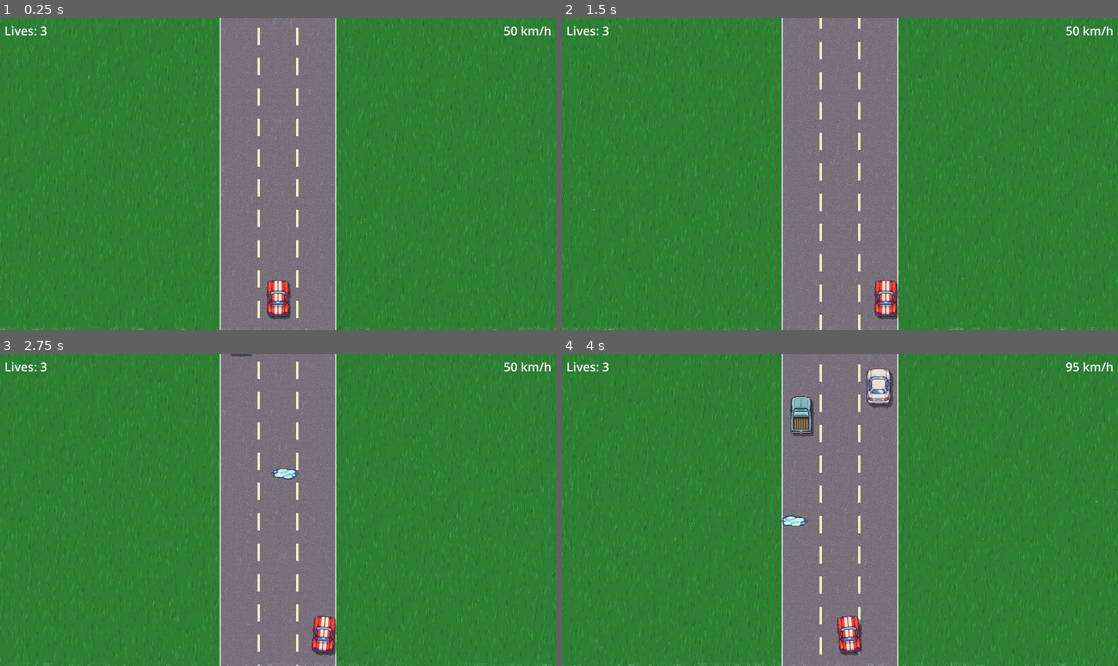
Above: before the commit, frames 1-4 (two rows, left to right).
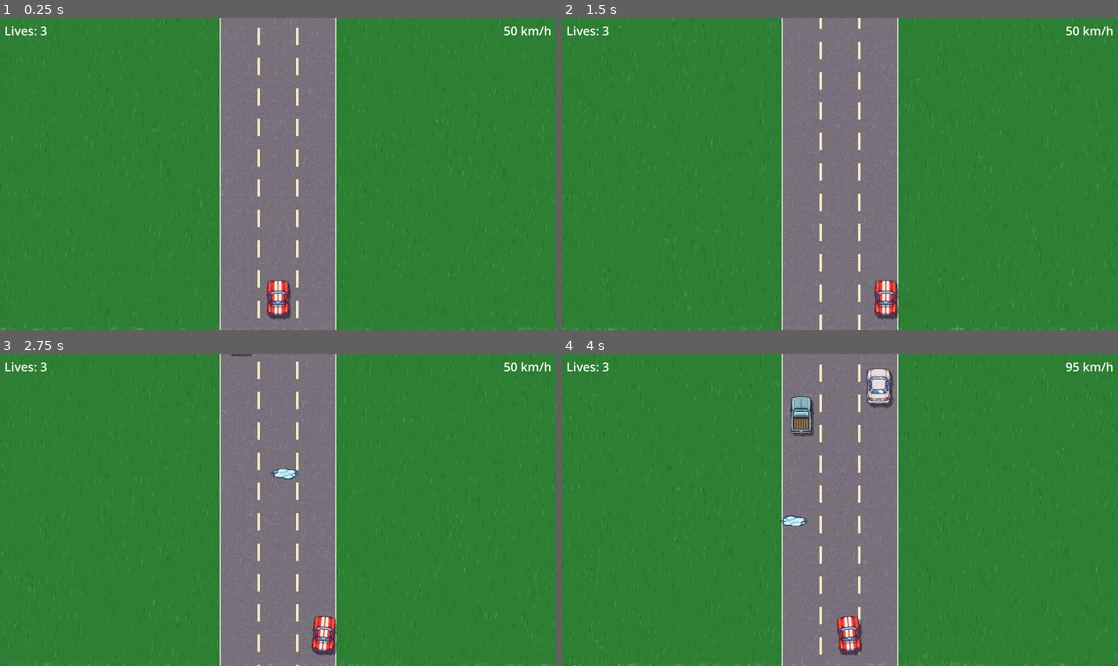
Above: after the commit, the same moments.

Repository: Antonio-Ingegnere/road-race
Game: Godot game, scene res://scenes/main.tscn
Two runs of this game, one before a commit and one after it. Both use one fixed random seed, a clock stepped at 60 frames per second and the inputs below.
Inputs:
- Up to frame 1 (0.25 s): no input
- Up to frame 2 (1.5 s): tap Enter at 0.5 s; hold Right (ui_right) 0.53-1.28 s; hold Down (ui_down) from 1.28 s (still down)
- Up to frame 3 (2.75 s): release Down (ui_down) at 2.03 s; hold Right (ui_right) from 2.03 s (still down)
- Up to frame 4 (4 s): release Right (ui_right) at 2.78 s; hold Up (ui_up) 2.78-3.53 s; hold Left (ui_left) from 3.53 s (still down)

The runs differ from the first frame. In frame 1, 1.0% of the frame differs, in the area x 0-100%, y 0-100%; in frame 2, 1.0%; in frame 3, 1.0%; in frame 4, 1.0%.

Commit message:
Fix grass scroll direction and replace tiled rows with seamless 512px texture
Grass now scrolls downward with the road. Replaced the 10-tile per-row approach
with a single 512×512 seamlessly-wrapping texture, eliminating seam artifacts
and restoring visual variety across both shoulders.

Co-Authored-By: Claude Sonnet 4.6 <noreply@anthropic.com>

Diff:
--- a/scripts/road.gd
+++ b/scripts/road.gd
@@ -17,7 +17,7 @@
 const TREE_FRAME_COUNT := 9
 const TREE_FRAME_DURATION := 0.14  # seconds per frame (~7 fps)
 
-const GRASS_TILE_COUNT := 10
+const GRASS_TEX_SIZE := 512
 
 var scroll_offset := 0.0
 var _world_scroll := 0.0
@@ -30,7 +30,7 @@
 var _tree_rng := RandomNumberGenerator.new()
 var _tree_frame := 0
 var _tree_frame_timer := 0.0
-var _grass_tiles: Array = []
+var _grass_tex: ImageTexture
 
 
 func _ready() -> void:
@@ -47,8 +47,7 @@
 			row.append(rng.randi_range(0, 3) * (PI / 2.0))
 		_rotations.append(row)
 
-	for i in range(GRASS_TILE_COUNT):
-		_grass_tiles.append(_make_grass_tile(7770 + i * 173))
+	_grass_tex = _make_grass_tex()
 
 
 func _process(delta: float) -> void:
@@ -87,16 +86,17 @@
 	_trees.append(Vector2(x, -TREE_HALF))
 
 
-func _make_grass_tile(seed: int) -> ImageTexture:
-	const SIZE := 64
+func _make_grass_tex() -> ImageTexture:
+	const SIZE := GRASS_TEX_SIZE
 	var img := Image.create(SIZE, SIZE, false, Image.FORMAT_RGBA8)
 	var base := Color(0.18, 0.50, 0.20)
 	img.fill(base)
 	var rng := RandomNumberGenerator.new()
-	rng.seed = seed
-	for _i in range(55):
-		var bx := rng.randi_range(0, SIZE - 3)
-		var by := rng.randi_range(5, SIZE - 1)
+	rng.seed = 7777
+	# Blades use posmod so they wrap at texture edges — seamless in all directions
+	for _i in range(800):
+		var bx := rng.randi_range(0, SIZE - 1)
+		var by := rng.randi_range(0, SIZE - 1)
 		var h := rng.randi_range(7, 14)
 		var lean := rng.randf_range(-0.10, 0.10)
 		var brightness := rng.randf_range(0.68, 1.38)
@@ -106,10 +106,9 @@
 			clampf(base.b * brightness, 0.0, 1.0)
 		)
 		for j in range(h):
-			var px: int = bx + int(lean * j)
-			var py: int = by - j
-			if px >= 0 and px < SIZE and py >= 0 and py < SIZE:
-				img.set_pixel(px, py, bc)
+			var px: int = posmod(bx + int(lean * j), SIZE)
+			var py: int = posmod(by - j, SIZE)
+			img.set_pixel(px, py, bc)
 	return ImageTexture.create_from_image(img)
 
 
@@ -137,35 +136,16 @@
 			ty += TILE_SIZE
 		draw_set_transform(Vector2.ZERO)
 
-	# Grass tiles on both shoulders — drawn after asphalt so they cover any asphalt spill.
-	# Tiles are aligned to the road edges so they never spill onto the road.
-	if _grass_tiles.size() > 0:
-		var tile_start_y := fmod(_world_scroll, TILE_SIZE) - TILE_SIZE
-		var ty := tile_start_y
-		while ty < size.y:
-			var world_row := posmod(floori((ty - _world_scroll) / float(TILE_SIZE)), TILE_ROWS)
-
-			# Left shoulder: columns aligned right-to-left from ROAD_LEFT
-			var col_idx := 0
-			var tx := ROAD_LEFT - TILE_SIZE
-			while tx > -TILE_SIZE * 1.5:
-				var variant := (world_row * 7 + col_idx * 13) % GRASS_TILE_COUNT
-				draw_set_transform(Vector2(tx + half, ty + half), 0.0, Vector2(1.5, 1.5))
-				draw_texture(_grass_tiles[variant], Vector2(-32.0, -32.0))
-				col_idx += 1
-				tx -= TILE_SIZE
-
-			# Right shoulder: columns aligned left-to-right from ROAD_LEFT + ROAD_WIDTH
-			col_idx = 0
-			tx = ROAD_LEFT + ROAD_WIDTH
-			while tx < size.x:
-				var variant := (world_row * 11 + col_idx * 17) % GRASS_TILE_COUNT
-				draw_set_transform(Vector2(tx + half, ty + half), 0.0, Vector2(1.5, 1.5))
-				draw_texture(_grass_tiles[variant], Vector2(-32.0, -32.0))
-				col_idx += 1
-				tx += TILE_SIZE
-
-			ty += TILE_SIZE
+	# Seamless grass shoulders — single 512×512 texture scrolled continuously.
+	if _grass_tex:
+		var scale := 1.5
+		var tex_src := float(GRASS_TEX_SIZE)
+		var scroll_y := fmod(_world_scroll / scale, tex_src) - tex_src
+		var draw_h := size.y / scale + tex_src
+		draw_set_transform(Vector2.ZERO, 0.0, Vector2(scale, scale))
+		draw_texture_rect(_grass_tex, Rect2(0.0, scroll_y, ROAD_LEFT / scale, draw_h), true)
+		var rx := (ROAD_LEFT + ROAD_WIDTH) / scale
+		draw_texture_rect(_grass_tex, Rect2(rx, scroll_y, (size.x - ROAD_LEFT - ROAD_WIDTH) / scale, draw_h), true)
 		draw_set_transform(Vector2.ZERO)
 
 	# Trees on grass shoulders (animated sprite sheet: 3x3 grid of 256x256 frames, drawn at 128x128)
